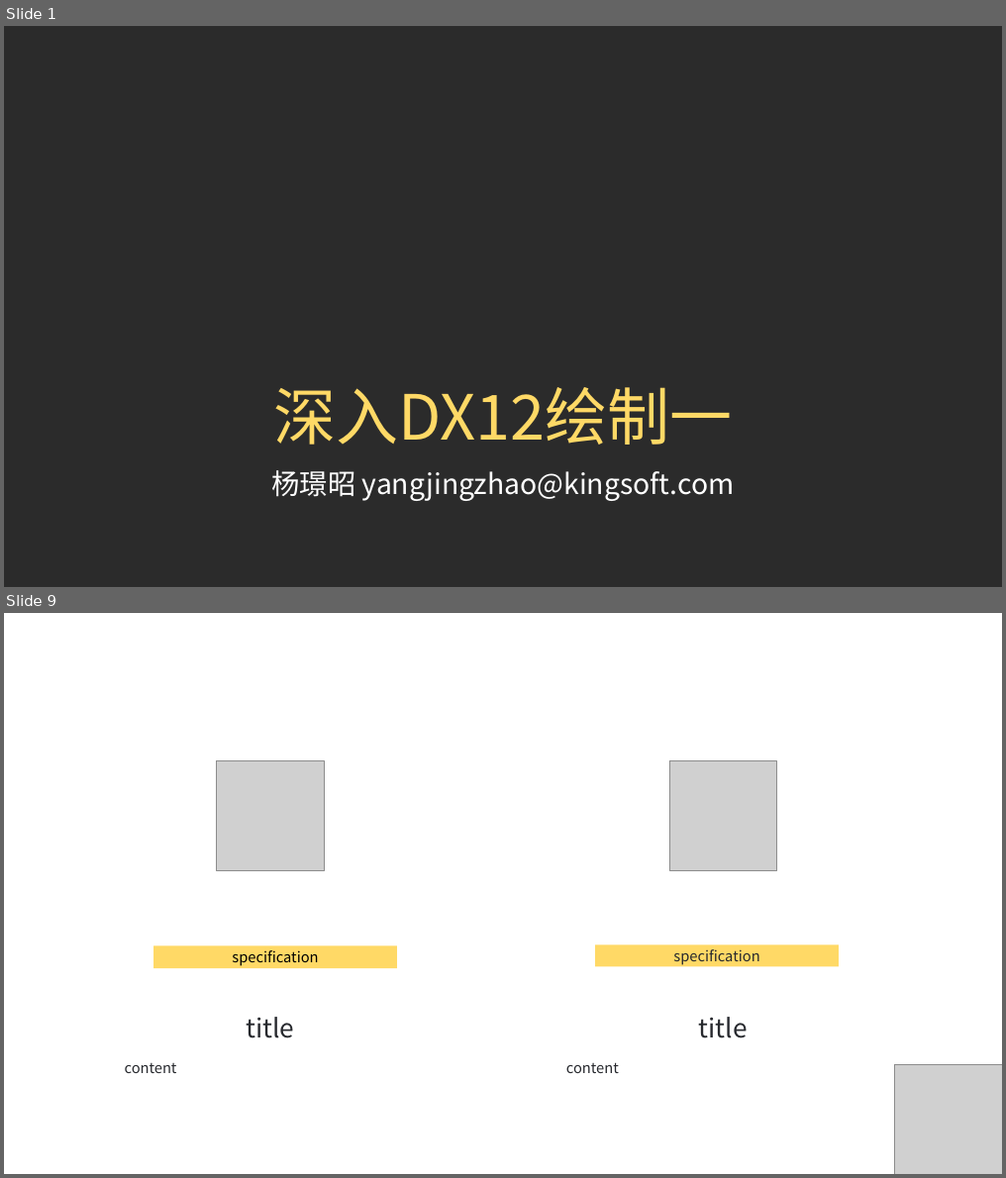
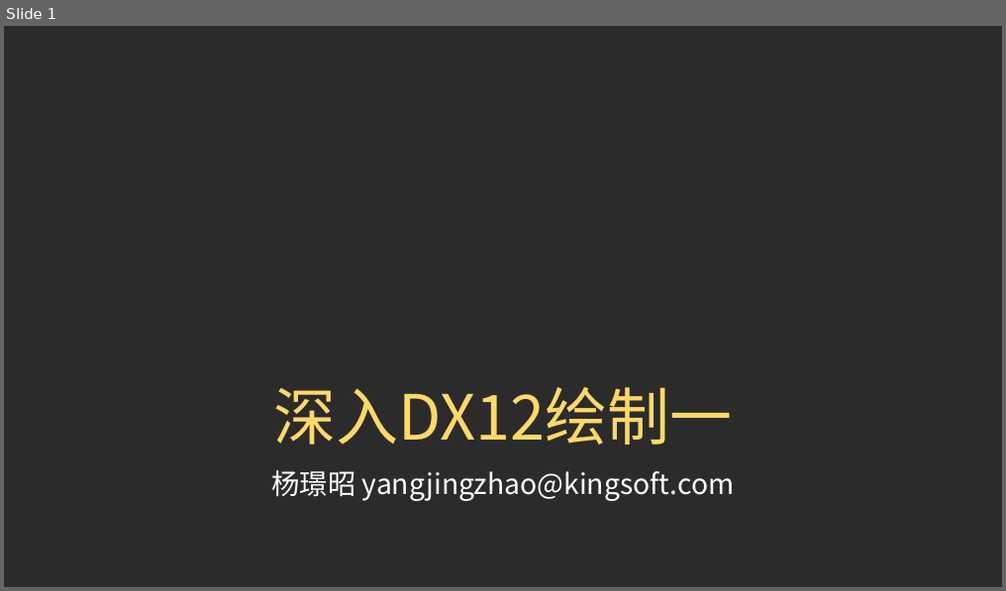
Before and after one commit to doomlover/KSGameEngineTutorials, a slide deck: PPTs/03.深入DX12绘制一.pptx. Shown one above the other, each under a label of ours: slides 1 and 9 before the commit, slide 1 after it; the slides between them are not shown. The pictures are 1006x1178 and 1006x591 pixels, drawn with LibreOffice and Linux fonts; fonts in the diff are those of the drawing; grey boxes stand for pictures; background and template pictures are left out; a plain dark background stands for a picture behind light text. Boxes give left, top, right and bottom in pixels: in the first picture for what was removed or moved away, otherwise in the second. Text is boxed around its words. In the diff, an @@ line names an element or a change of style, - is before the commit and + after.

```diff
--- a/PPTs/03.深入DX12绘制一.pptx
+++ b/PPTs/03.深入DX12绘制一.pptx
@@ slide 9 removed at [4,613,1002,1174], background #FFFFFF @@
@@ picture removed at [217,761,324,870] @@
@@ picture removed at [669,761,776,870] @@
@@ rectangle removed at [153,946,397,968] @@
-specification
@@ rectangle removed at [595,945,839,966] @@
-specification
@@ text removed at [246,1017,294,1039] @@
-title
@@ text removed at [699,1017,747,1039] @@
-title
@@ text removed at [125,1063,177,1073] @@
-content
@@ text removed at [566,1062,619,1073] @@
-content
@@ picture removed at [894,1064,1002,1174] @@
```
Also in this commit, not shown: 1 slide changed, 28 slides added, 7 other slides removed, 1 other file.
